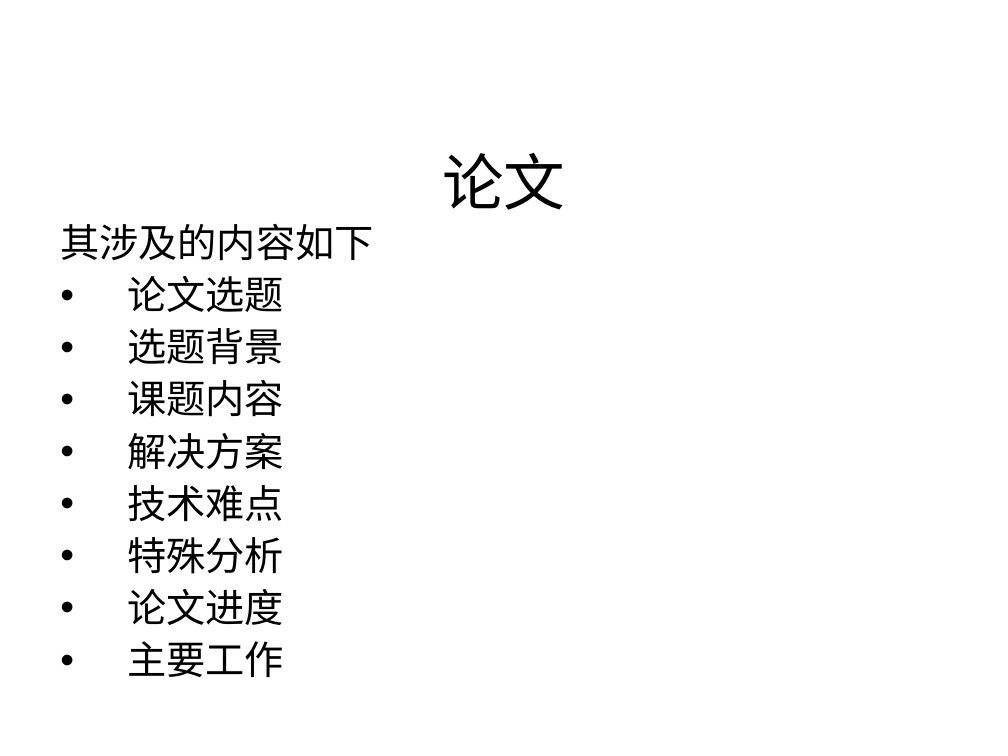
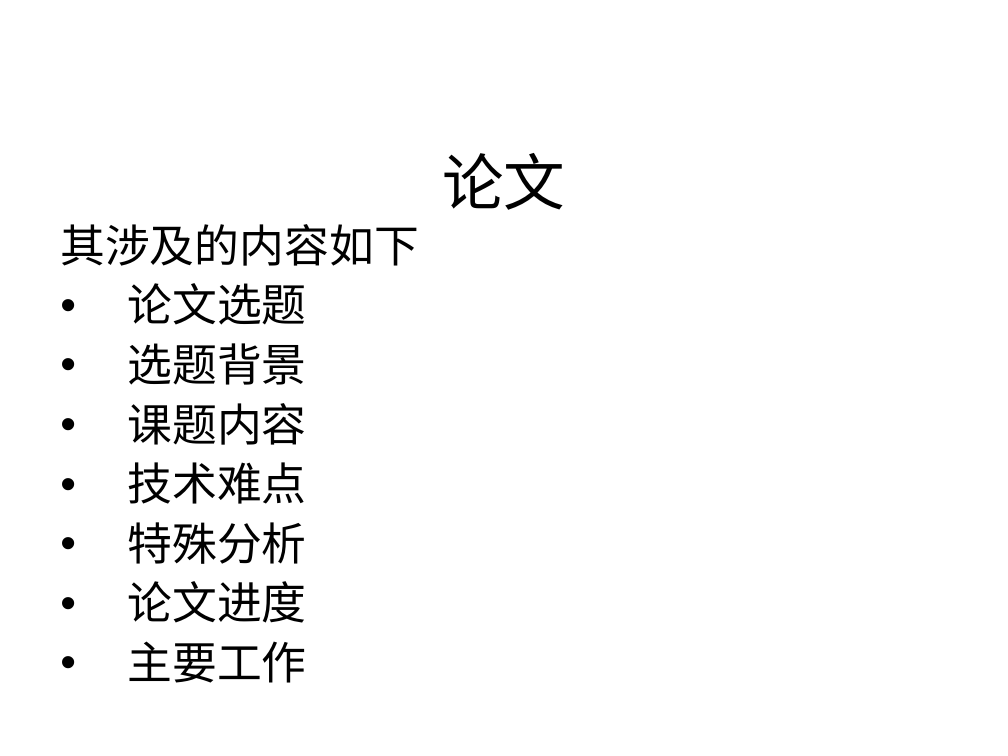
Before and after one commit to liaoliaoanxiao/mediumRepy, a slide deck: slide 7 of 中期答辩.ppt. Drawn at 1008x756 pixels with LibreOffice and Linux fonts; fonts in the diff are those of the drawing; background and template pictures are left out. Boxes give left, top, right and bottom in pixels: in the first picture for what was removed or moved away, otherwise in the second. Text is boxed around its words. In the diff, an @@ line names an element or a change of style, - is before the commit and + after.

```diff
--- a/中期答辩.ppt
+++ b/中期答辩.ppt
@@ text "其涉及的内容如下" at [60,224,419,683]: size 28 to 32 pt; more space between paragraphs @@
@@ text at [128,433,285,469]: paragraph removed @@
-• 解决方案
```
Also in this commit, not shown: 4 other slides changed, 1 slide added, 4 slides removed, 1 other file.
